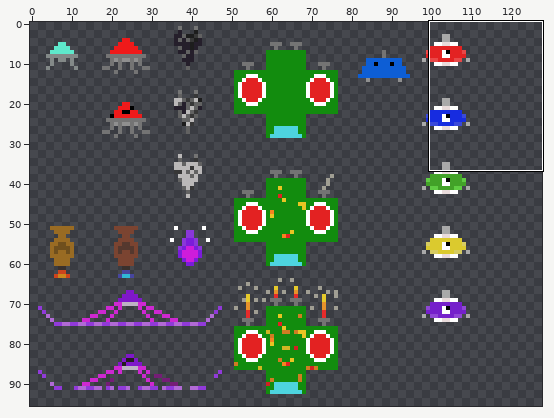
Two states of a sprite sheet, art/gfx.png. Above, an overview of the earlier version with the close-up marked.
Close-up. Before the commit:
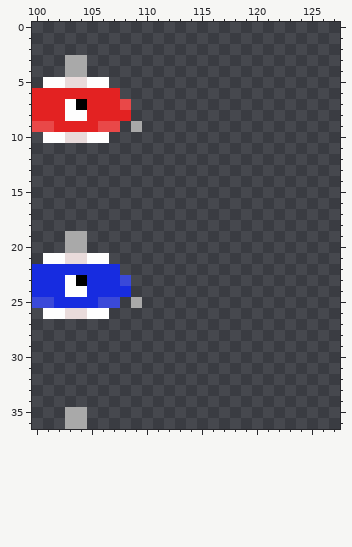
The file is 128x96 pixels. Colours within 5 levels of each other are drawn and written as one. Shown: x 100..127, y 0..36.
The result:
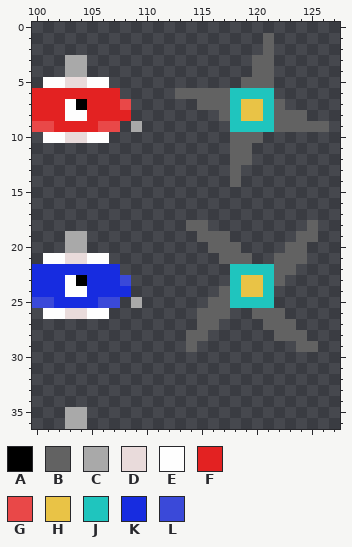
Palette (. is transparent): A #000000  B #626262  C #a9a9a9  D #e9dbdb  E #fefefe  F #e32222  G #e94848  H #e9c346  J #1fc5be  K #172ce0  L #3a49d9
Change:
@@ x 111..127 @@
  0 .................
- 1 .................
- 2 .................
- 3 .................
- 4 .................
- 5 .................
- 6 .................
- 7 .................
- 8 .................
- 9 .................
-10 .................
-11 .................
-12 .................
-13 .................
-14 .................
+ 1 ..........B......
+ 2 ..........B......
+ 3 .........BB......
+ 4 .........BB......
+ 5 ........BBB......
+ 6 ..BBBBBJJJJ......
+ 7 ....BBBJHHJB.....
+ 8 ......BJHHJBBB...
+ 9 .......JJJJBBBBB.
+10 .......BBB.......
+11 .......BB........
+12 .......BB........
+13 .......B.........
+14 .......B.........
 15 .................
@@ x 112..127 @@
 17 ................
-18 ................
-19 ................
-20 ................
-21 ................
-22 ................
-23 ................
-24 ................
-25 ................
-26 ................
-27 ................
-28 ................
-29 ................
+18 ..BB.........B..
+19 ...BBB......BB..
+20 ....BBB....BB...
+21 .....BBB..BBB...
+22 ......JJJJBB....
+23 ......JHHJB.....
+24 .....BJHHJ......
+25 ....BBJJJJ......
+26 ...BBB..BBB.....
+27 ...BB....BBB....
+28 ..BB......BBB...
+29 ..B.........BB..
 30 ................
